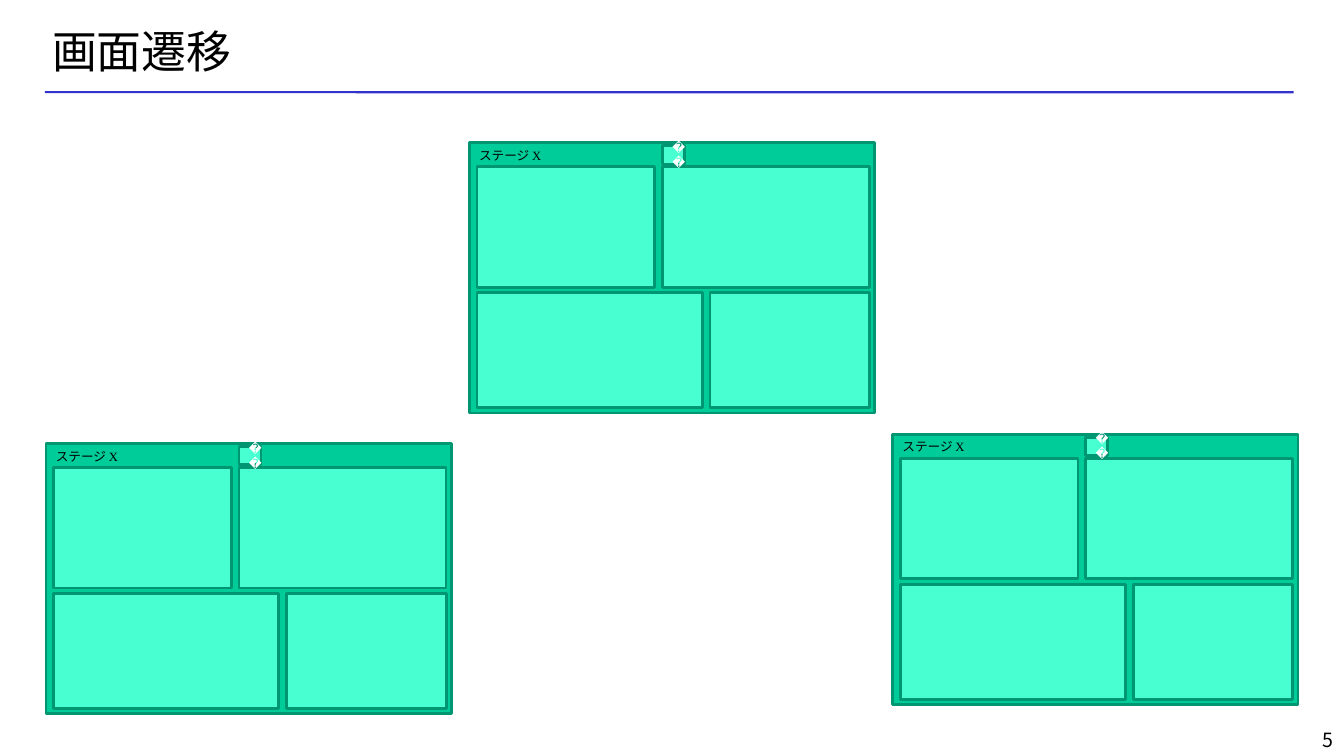
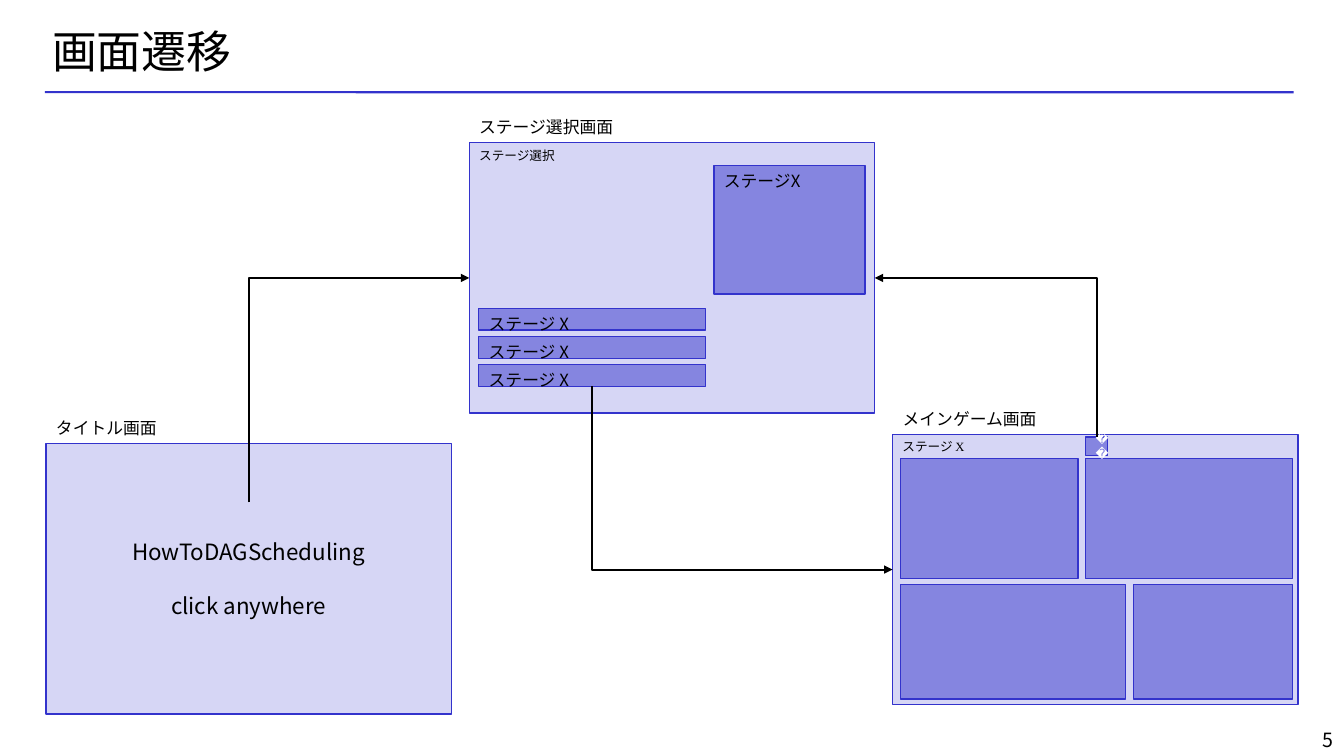
Before and after one commit to rokamu623/HotToDAGScheduling, a slide deck: slide 5 of 企画書/HowToDAGScheduling.pptx. Drawn at 1344x756 pixels with LibreOffice and Linux fonts; fonts in the diff are those of the drawing; background and template pictures are left out. Boxes give left, top, right and bottom in pixels: in the first picture for what was removed or moved away, otherwise in the second. Text is boxed around its words. In the diff, an @@ line names an element or a change of style, - is before the commit and + after.

```diff
--- a/企画書/HowToDAGScheduling.pptx
+++ b/企画書/HowToDAGScheduling.pptx
@@ text added at bbox=[479, 119, 613, 135], 12 pt, text #000000 @@
+ステージ選択画面
@@ fill #00CC99 to #D6D6F5; outline #009771 2 pt to #3333CC 1 pt in 3 elements at bbox=[893, 435, 1299, 705], bbox=[46, 444, 452, 714], bbox=[470, 143, 875, 413] @@
@@ text at bbox=[479, 149, 554, 161]: text changed @@
-ステージ X
+ステージ選択
@@ group removed at bbox=[477, 145, 869, 407]: 5 rectangles @@
-🏠
@@ rectangle added at bbox=[714, 165, 865, 293], fill #8585E0, outline #3333CC 1 pt, 12 pt, text #000000 @@
+ステージX
@@ elbow arrow added from (249, 502) to (470, 278), #000000 1.5 pt @@
@@ elbow arrow added from (1097, 438) to (875, 278), #000000 1.5 pt @@
@@ rectangle added at bbox=[479, 309, 706, 330], fill #8585E0, outline #3333CC 1 pt, 12 pt, text #000000 @@
+ステージ X
@@ rectangle added at bbox=[479, 337, 706, 358], fill #8585E0, outline #3333CC 1 pt, 12 pt, text #000000 @@
+ステージ X
@@ rectangle "ステージ X": place and size @@
-rectangle "ステージ X" at bbox=[56, 451, 118, 462]
+rectangle "ステージ X" at bbox=[479, 365, 706, 386]
@@ rectangle "ステージ X" at bbox=[479, 365, 706, 386]: size 9 to 12 pt, font Times New Roman to Noto Sans CJK JP; fill none to #8585E0; outline none to #3333CC 1 pt @@
@@ elbow arrow added from (593, 386) to (893, 570), #000000 1.5 pt @@
@@ text added at bbox=[903, 411, 1037, 427], 12 pt, text #000000 @@
+メインゲーム画面
@@ text added at bbox=[56, 420, 157, 436], 12 pt, text #000000 @@
+タイトル画面
@@ group removed at bbox=[53, 447, 446, 709]: 5 rectangles @@
-🏠
@@ fill #47FFD1 to #8585E0; outline #009771 2 pt to #3333CC 1 pt in 5 elements at bbox=[900, 459, 1078, 579], bbox=[900, 585, 1126, 700], bbox=[1086, 459, 1293, 579], bbox=[1133, 585, 1293, 700], bbox=[1086, 438, 1108, 456] @@
@@ text added at bbox=[132, 542, 365, 619], 16 pt, text #000000 @@
+HowToDAGScheduling
+click anywhere
```
Also in this commit, not shown: 3 other slides changed.
